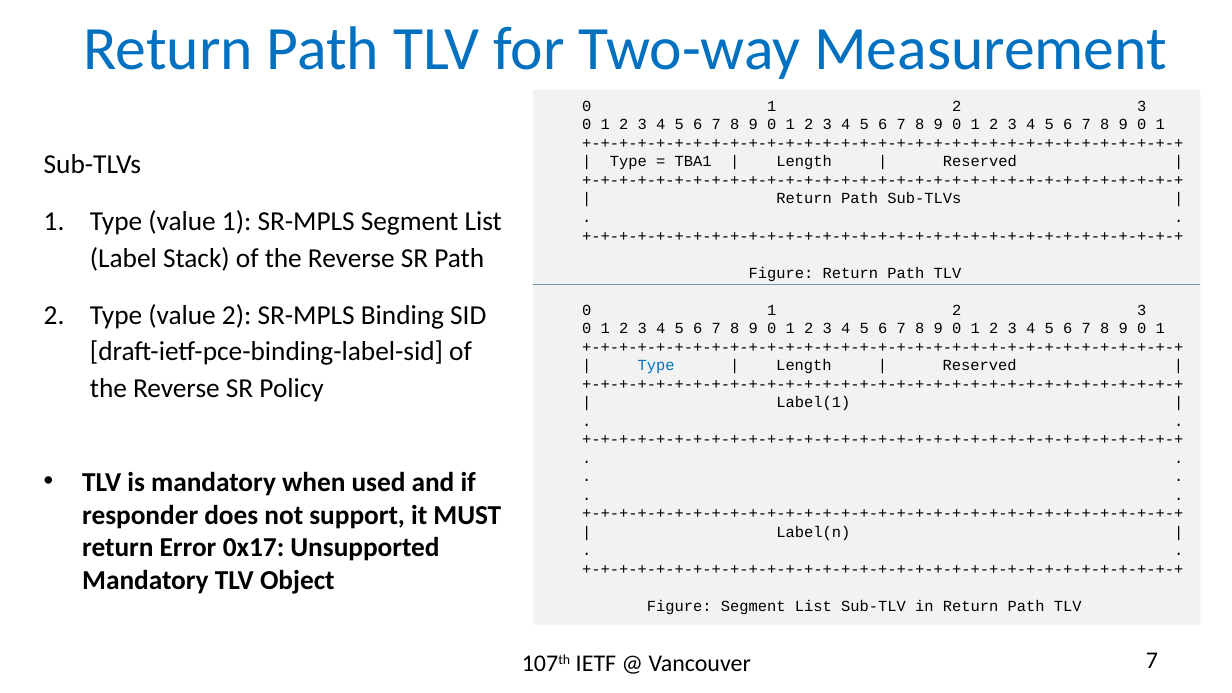
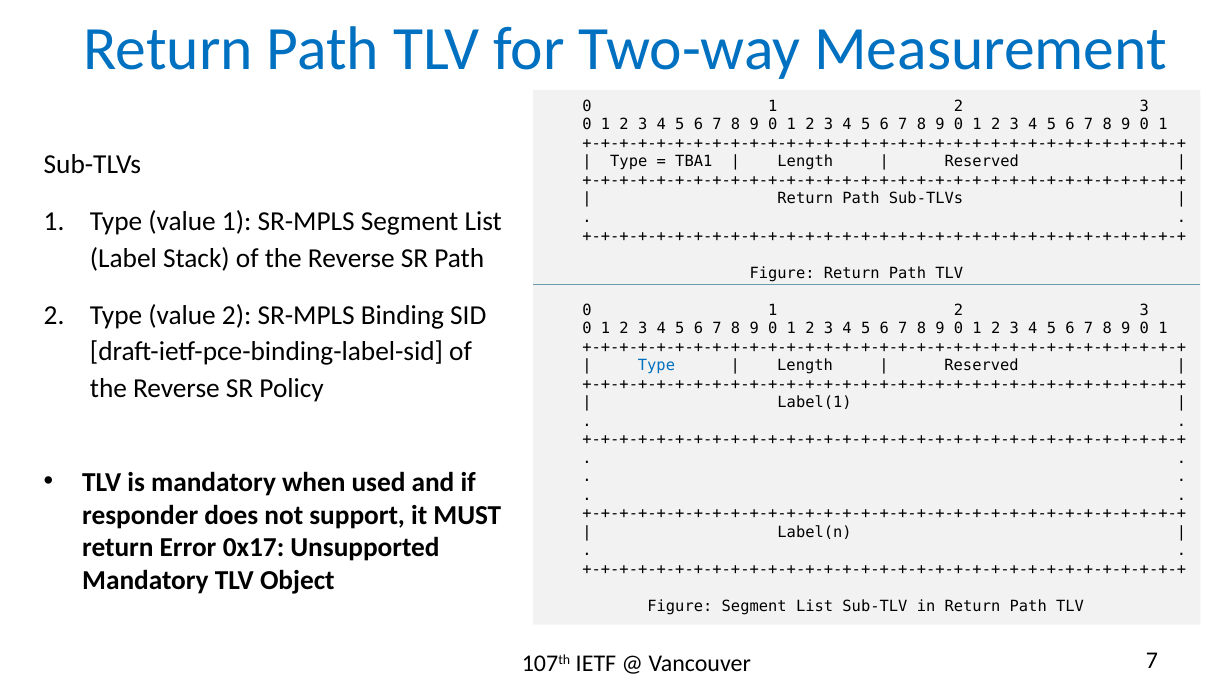
Before and after one commit to rakgandhi/ietf-slides, a slide deck: slide 7 of draft-gandhi-mpls-rfc6374-sr-02.pptx. Drawn at 1232x693 pixels with LibreOffice and Linux fonts; fonts in the diff are those of the drawing. Boxes give left, top, right and bottom in pixels: in the first picture for what was removed or moved away, otherwise in the second. Text is boxed around its words. In the diff, an @@ line names an element or a change of style, - is before the commit and + after.

```diff
--- a/draft-gandhi-mpls-rfc6374-sr-02.pptx
+++ b/draft-gandhi-mpls-rfc6374-sr-02.pptx
@@ rectangle "0 1 2 3" at [533,90,1201,625]: font Courier New to DejaVu Sans Mono @@
```
Also in this commit, not shown: 2 other slides changed.
